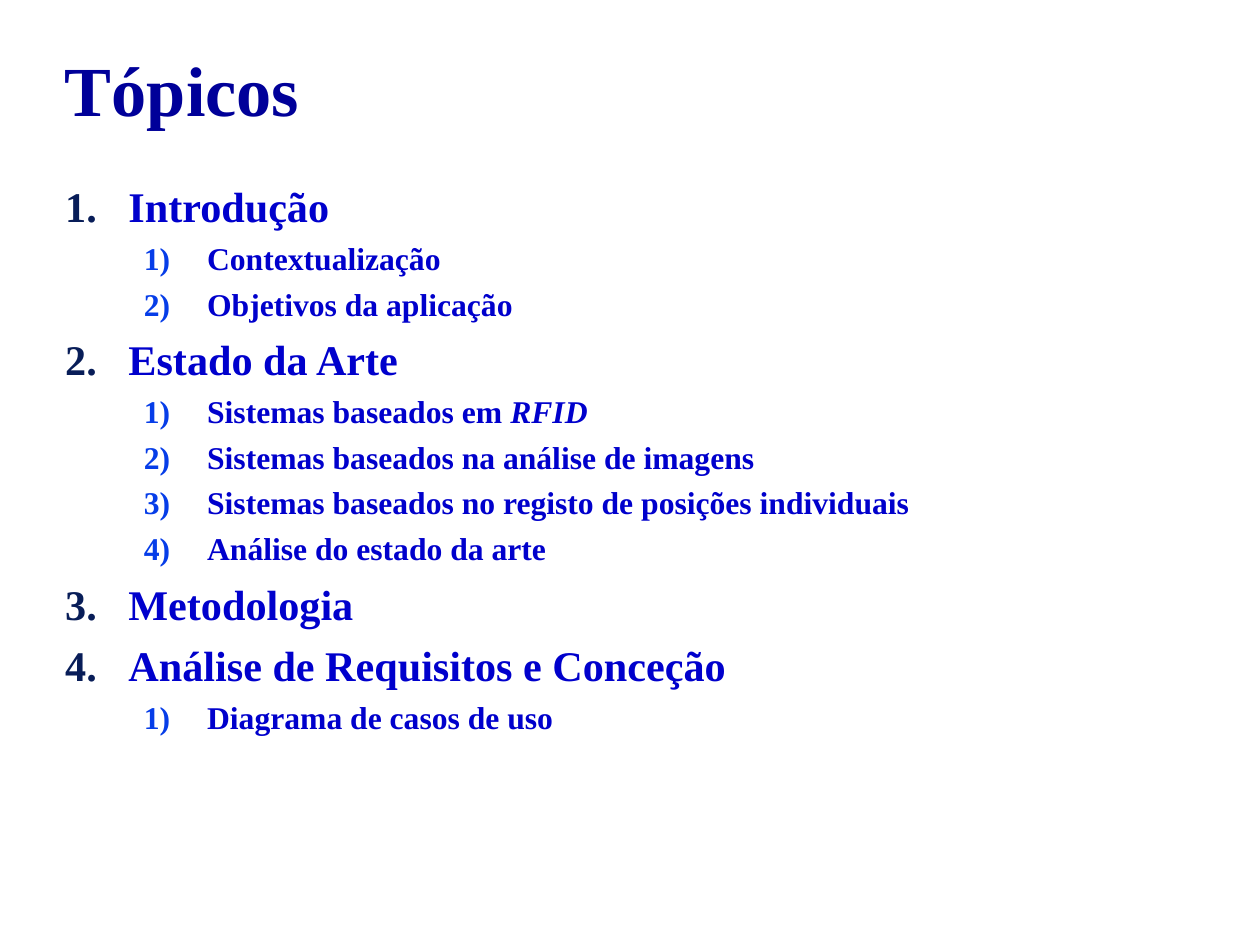
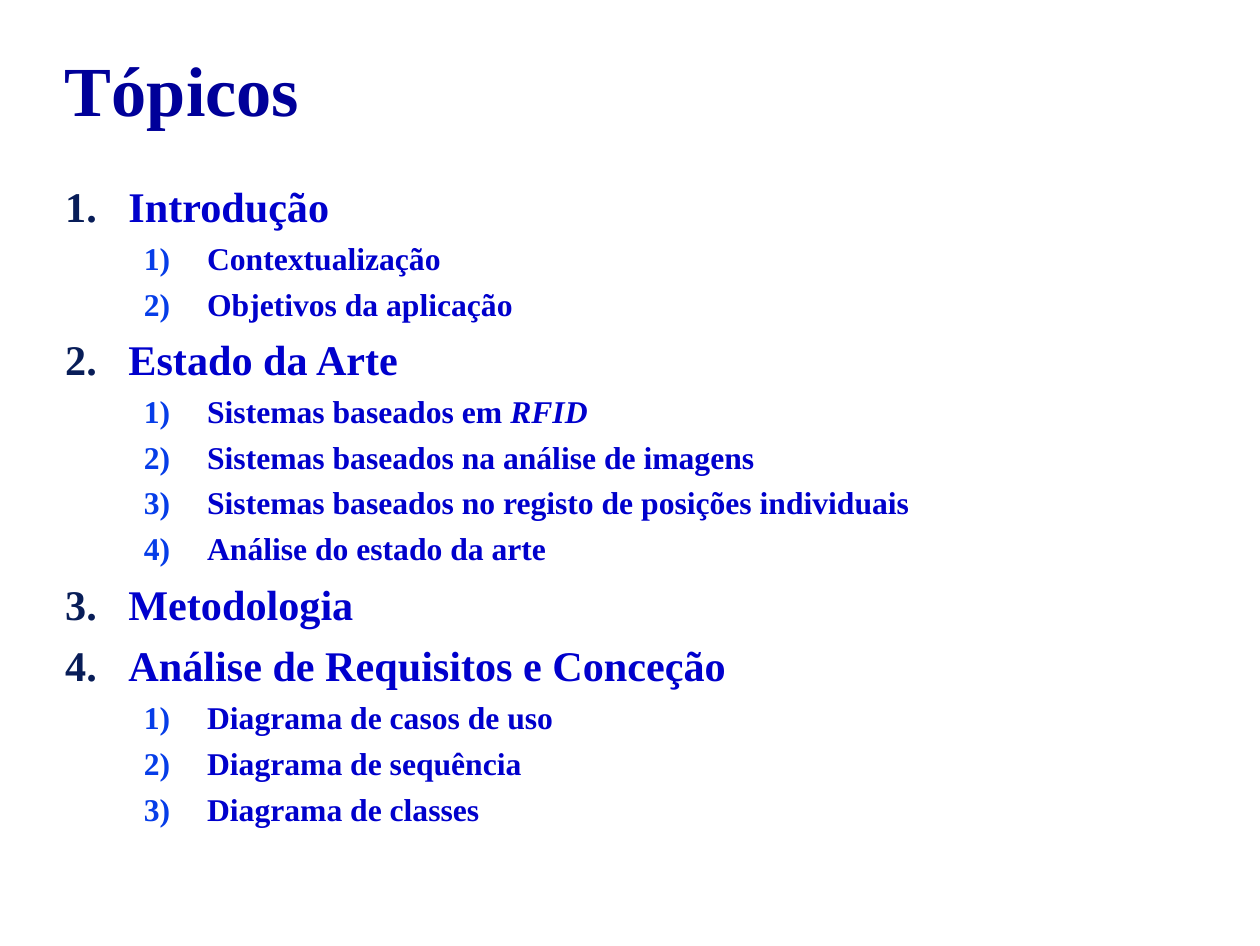
Before and after one commit to ederfogo00/Projeto-final, a slide deck: slide 2 of Apresentacao.ppt. Drawn at 1260x946 pixels with LibreOffice and Linux fonts; fonts in the diff are those of the drawing. Boxes give left, top, right and bottom in pixels: in the first picture for what was removed or moved away, otherwise in the second. Text is boxed around its words. In the diff, an @@ line names an element or a change of style, - is before the commit and + after.

Commit message:
Diagrama_Sequencia_Completo

```diff
--- a/Apresentacao.ppt
+++ b/Apresentacao.ppt
@@ text at [207,752,522,827]: paragraphs added @@
+  2) Diagrama de sequência
+  3) Diagrama de classes
```
Also in this commit, not shown: 1 other slide changed, 2 slides added, 8 other files.
